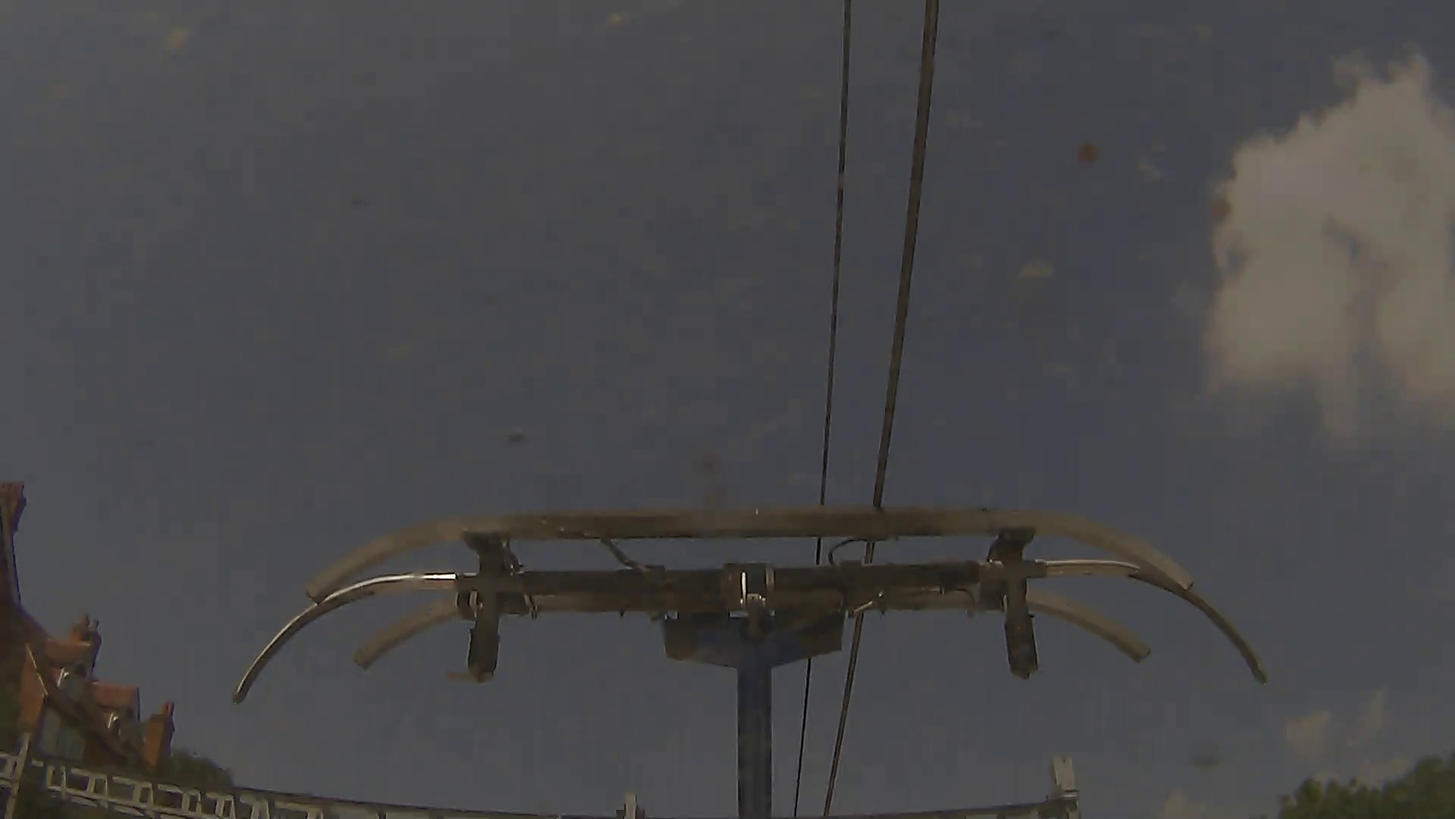
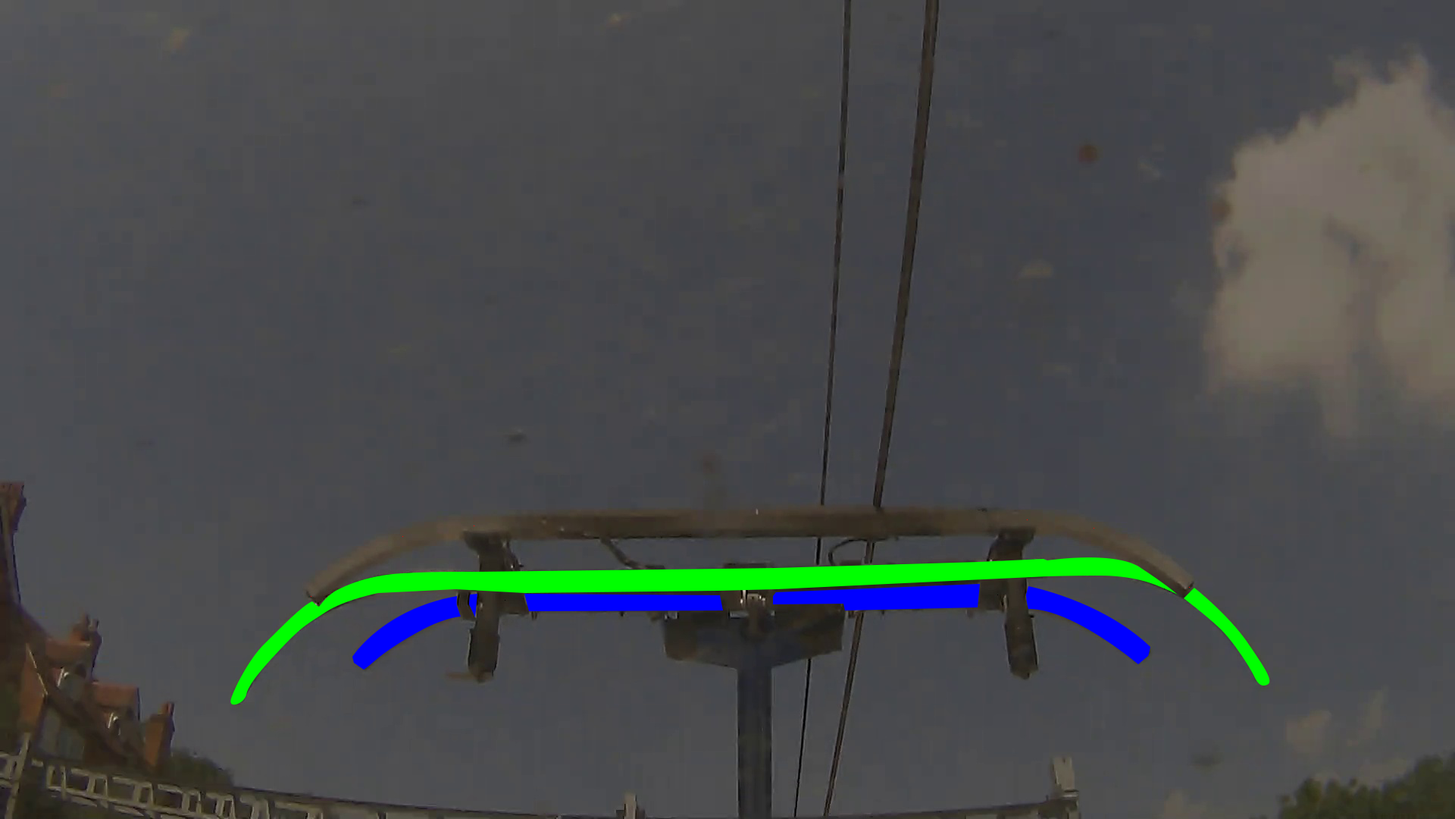
Layers edited between the first and the second 1455x819 image:
showed "mask" (2nd of 3, in "middle_bar") over [230, 557, 1271, 705]
showed "mask" (3rd of 3, in "rear_bar") over [352, 583, 1151, 670]
